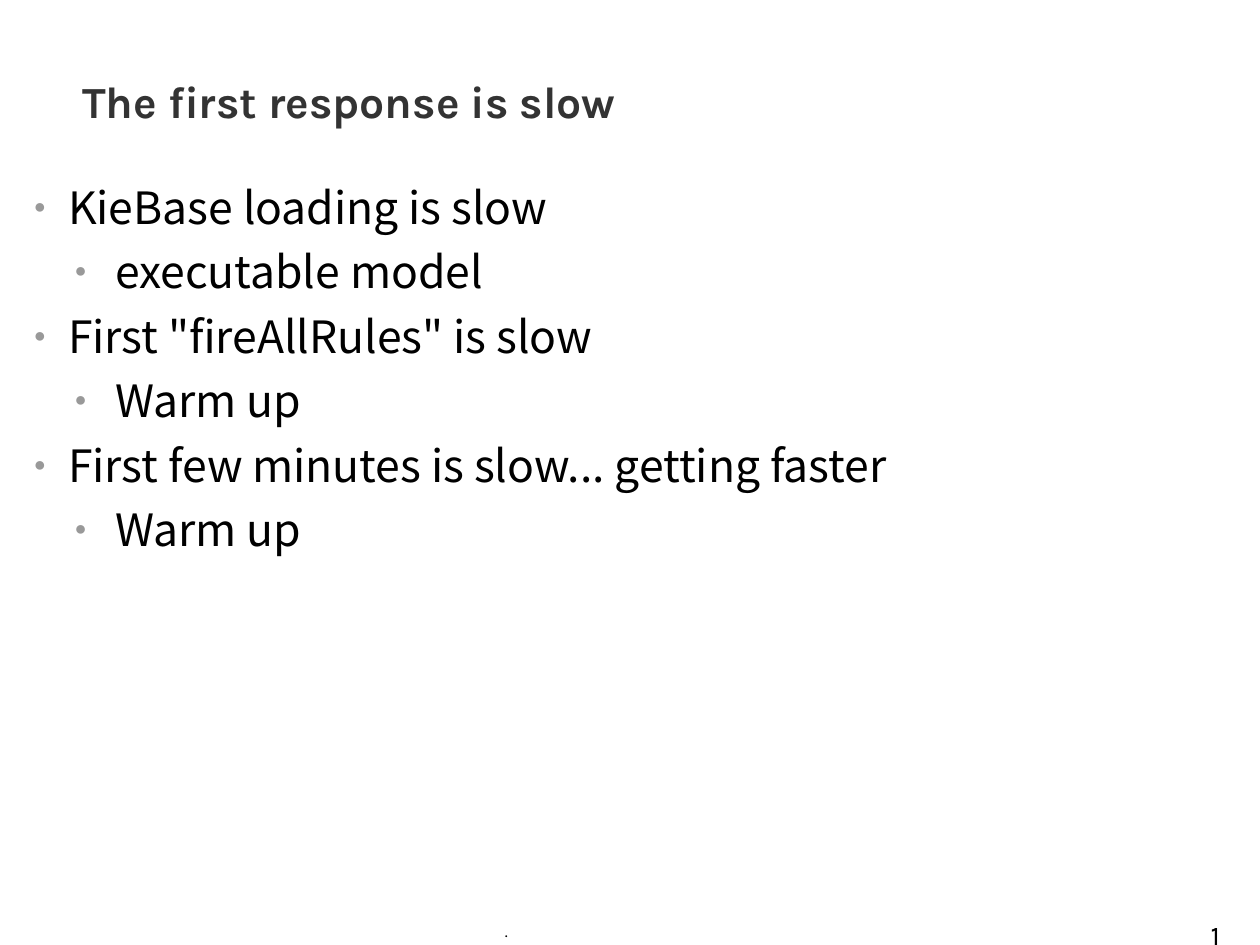
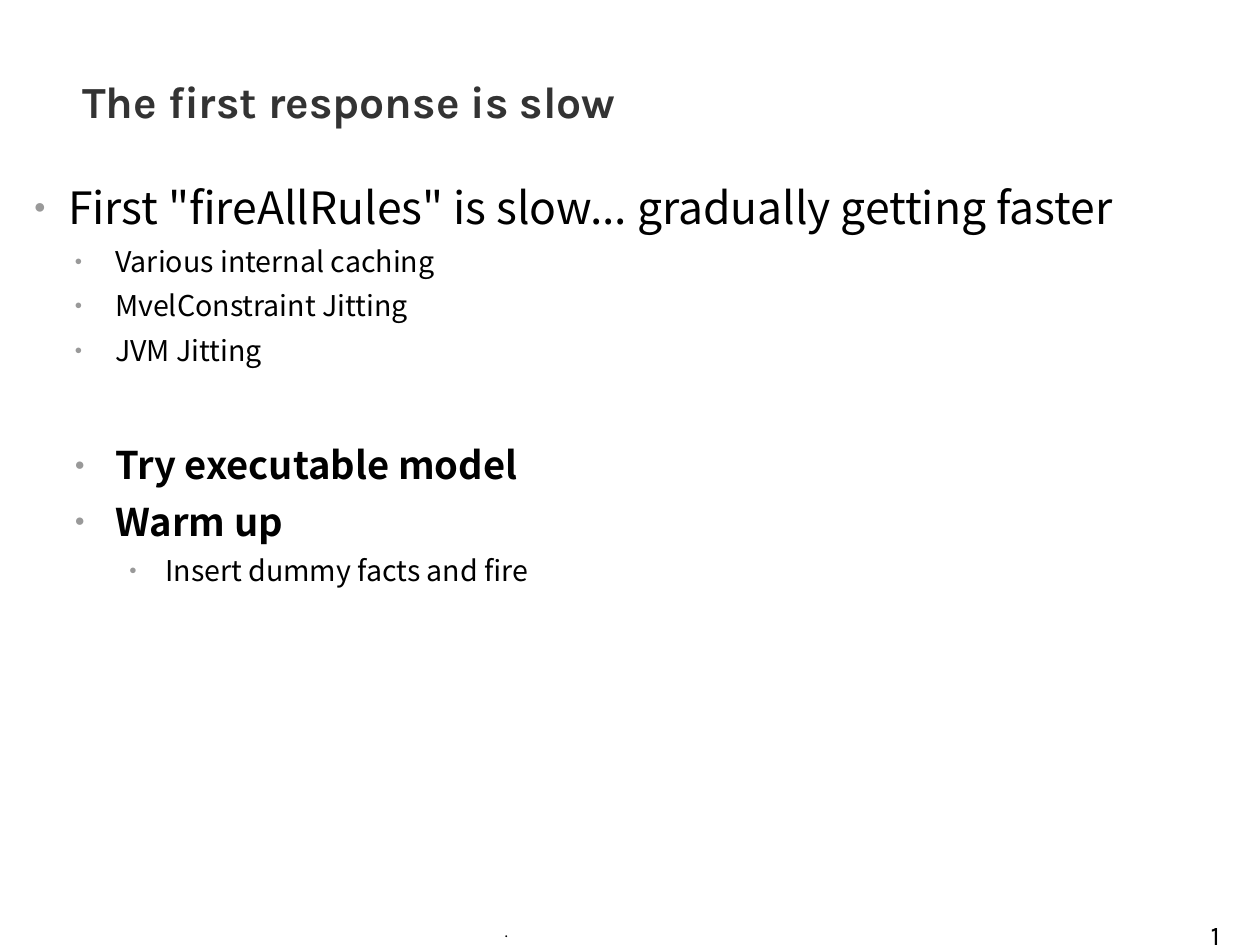
Before and after one commit to tkobayas/kie-live, a slide deck: slide 17 of 2021_Drools_trouble_shooting.odp. Drawn at 1260x945 pixels with LibreOffice and Linux fonts; fonts in the diff are those of the drawing; background and template pictures are left out. Boxes give left, top, right and bottom in pixels: in the first picture for what was removed or moved away, otherwise in the second. Text is boxed around its words. In the diff, an @@ line names an element or a change of style, - is before the commit and + after.

```diff
--- a/2021_Drools_trouble_shooting.odp
+++ b/2021_Drools_trouble_shooting.odp
@@ text at bbox=[68, 188, 1112, 488]: text changed; size 28 to 18 pt @@
-● KieBase loading is slow
-  ● executable model
-● First "fireAllRules" is slow
+● First "fireAllRules" is slow... gradually getting faster
+  ● Various internal caching
+  ● MvelConstraint Jitting
+  ● JVM Jitting
+  ● Try executable model
@@ text at bbox=[115, 507, 283, 545]: size 28 to 24 pt, bold on in "Warm up" @@
@@ text at bbox=[165, 558, 528, 588]: text changed; size 28 to 18 pt @@
-● First few minutes is slow... getting faster
-  ● Warm up
+    ● Insert dummy facts and fire
```
Also in this commit, not shown: 9 other slides changed, 6 slides added, 4 slides removed, 46 other files.
